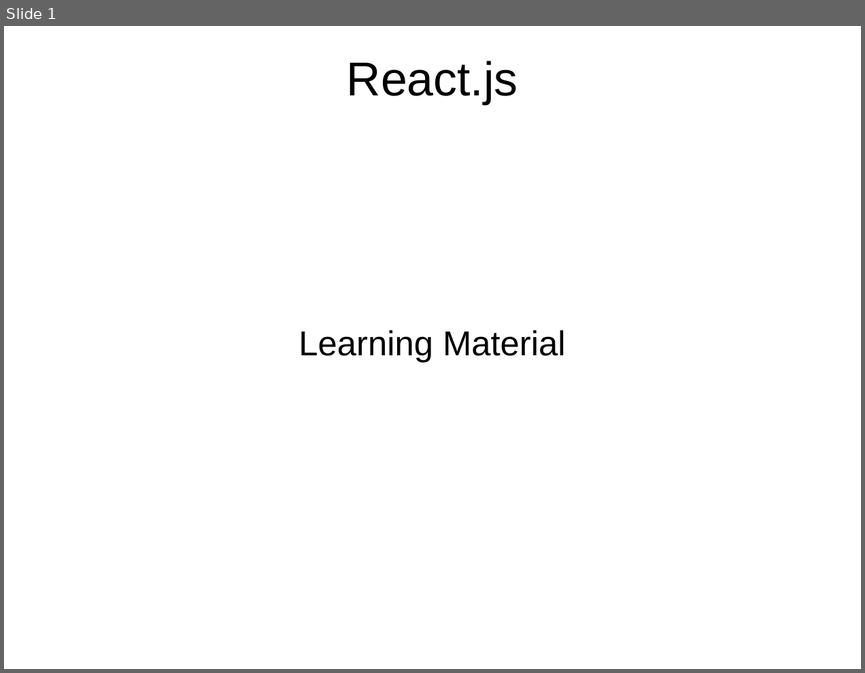
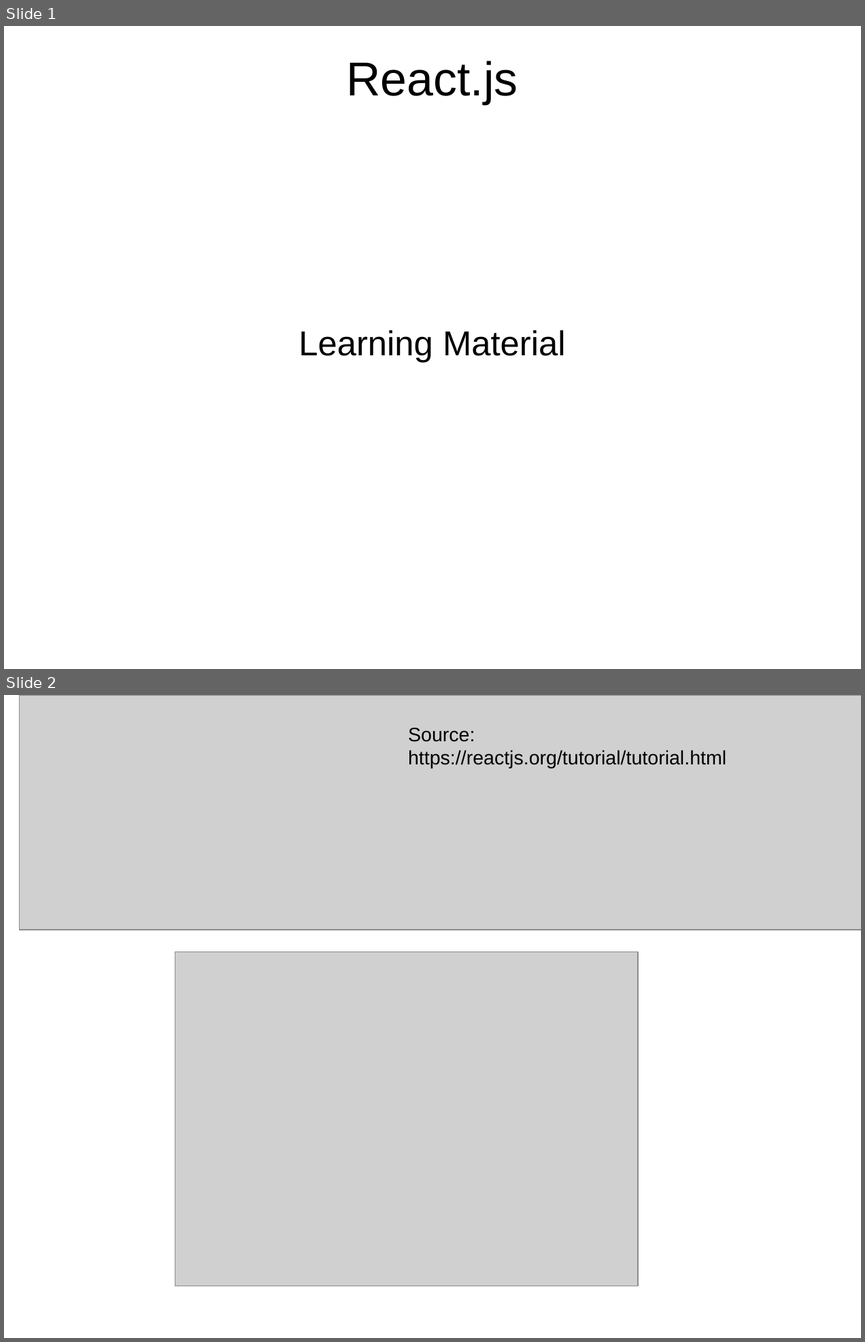
Before and after one commit to yogeshwar1996/ReactJS, a slide deck: LearnReact.pptx. Shown one above the other, each under a label of ours: slide 1 before the commit, slides 1 and 2 after it. The pictures are 865x673 and 865x1342 pixels, drawn with LibreOffice and Linux fonts; fonts in the diff are those of the drawing; grey boxes stand for pictures; background and template pictures are left out. Boxes give left, top, right and bottom in pixels: in the first picture for what was removed or moved away, otherwise in the second. Text is boxed around its words. In the diff, an @@ line names an element or a change of style, - is before the commit and + after.

Commit message:
What is ReactJS Why should I use ReactJS

```diff
--- a/LearnReact.pptx
+++ b/LearnReact.pptx
@@ slide 2 added at (x1=4, y1=695, x2=861, y2=1338), background picture (left out) @@
@@ picture added at (x1=20, y1=695, x2=861, y2=930) @@
@@ text added at (x1=408, y1=728, x2=726, y2=768), 18 pt, text #000000 @@
+Source: https://reactjs.org/tutorial/tutorial.html
@@ picture added at (x1=175, y1=951, x2=638, y2=1286) @@
```
Also in this commit, not shown: 3 slides changed, 1 other slide added, 1 slide removed.
